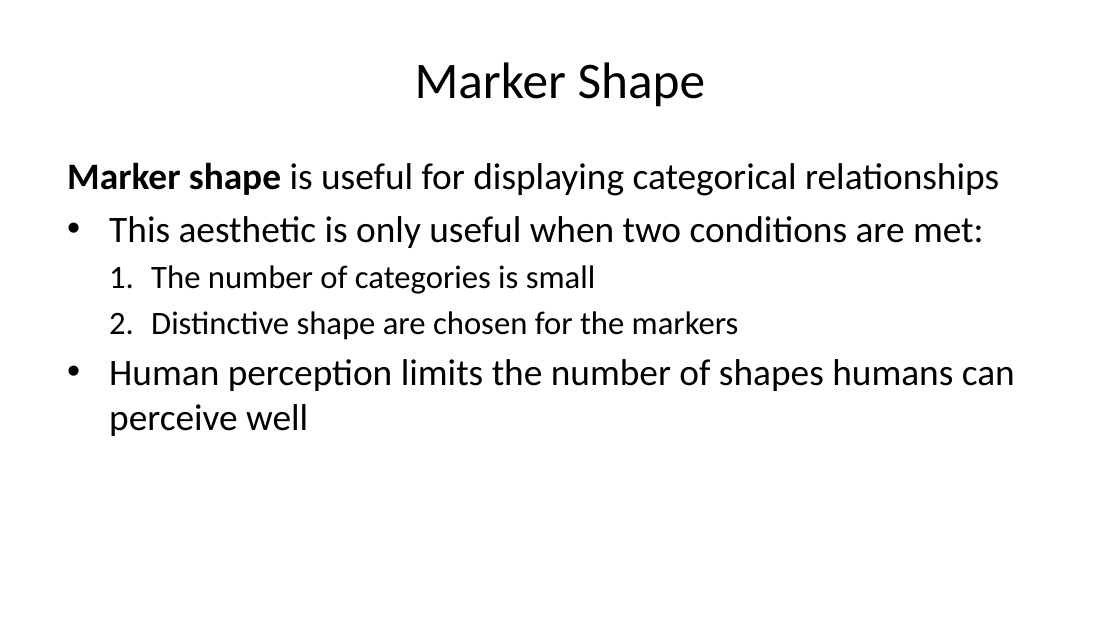
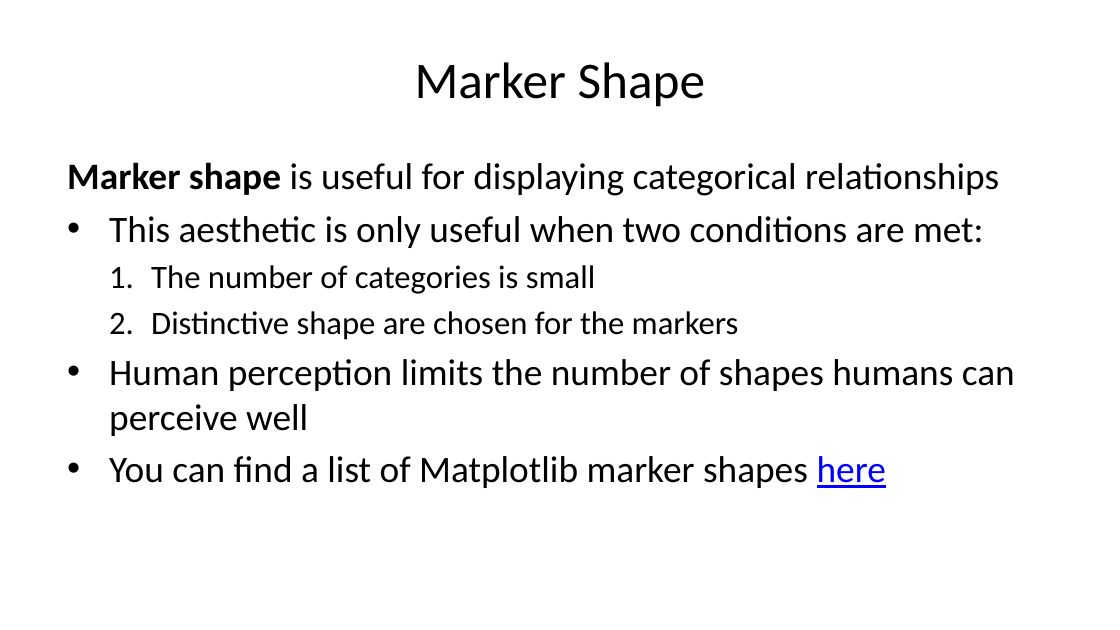
Before and after one commit to StephenElston/CSCI-E-83, a slide deck: slide 39 of LectureSlides/01_PreceptionForScientificVisualization.pptx. Drawn at 1120x630 pixels with LibreOffice and Linux fonts; fonts in the diff are those of the drawing. Boxes give left, top, right and bottom in pixels: in the first picture for what was removed or moved away, otherwise in the second. Text is boxed around its words. In the diff, an @@ line names an element or a change of style, - is before the commit and + after.

Commit message:
Updated asthetics summary table

```diff
--- a/LectureSlides/01_PreceptionForScientificVisualization.pptx
+++ b/LectureSlides/01_PreceptionForScientificVisualization.pptx
@@ text at [109, 456, 886, 488]: paragraph added @@
+• You can find a list of Matplotlib marker shapes here
```
